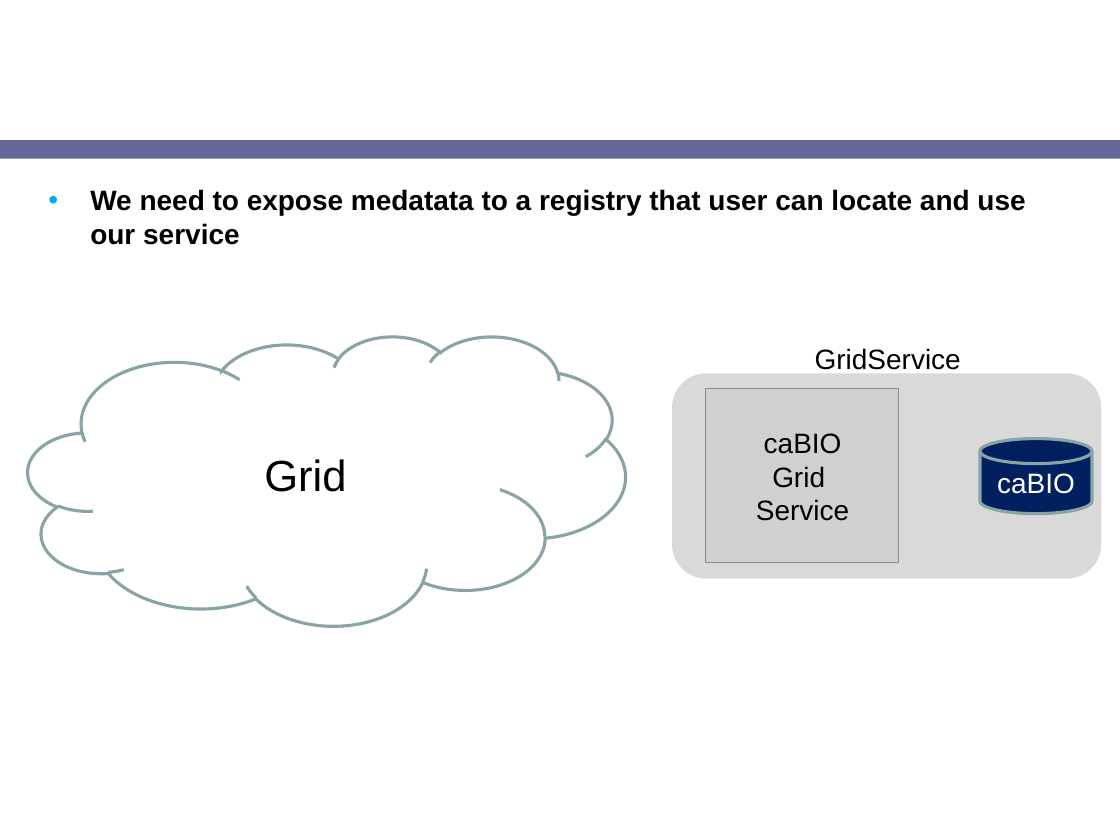
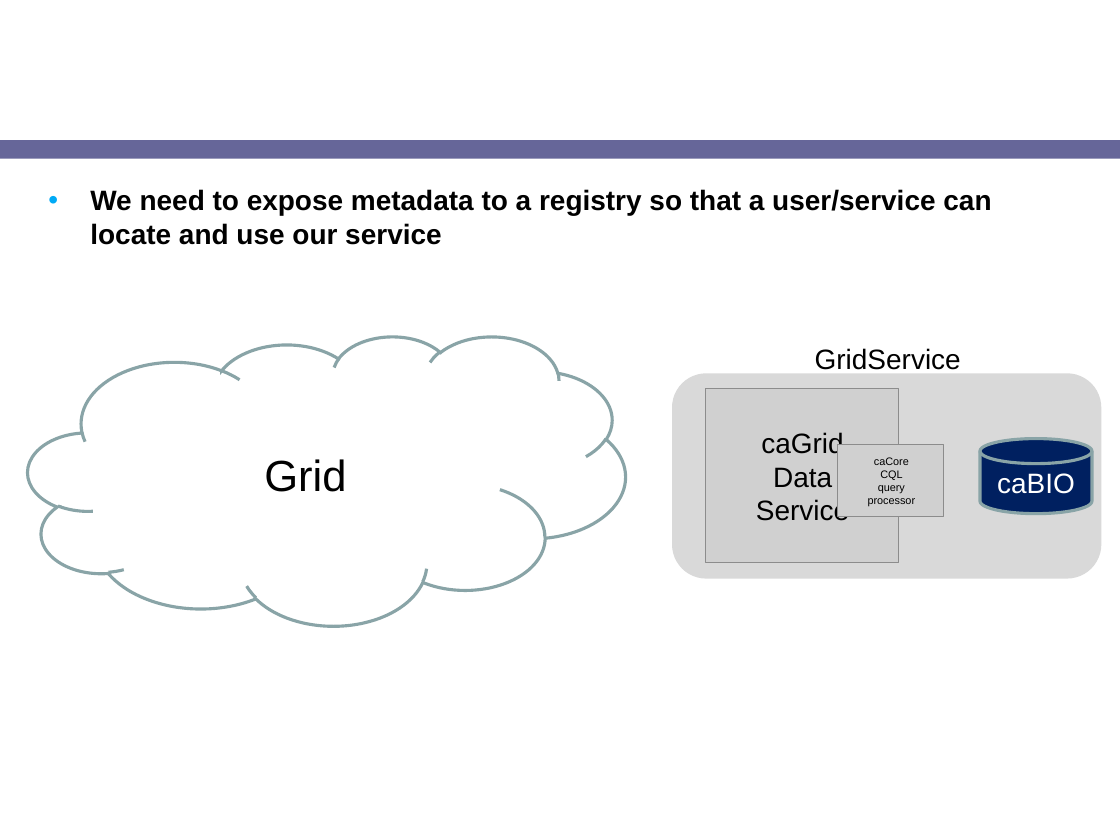
Before and after one commit to NCIP/cagrid-docs, a slide deck: slide 22 of presentations/introduce/Introduce-1.1-caGrid-BIRN-workshop.ppt (slide 20 before the commit). Drawn at 1120x840 pixels with LibreOffice and Linux fonts; fonts in the diff are those of the drawing; grey boxes stand for pictures; background and template pictures are left out. Boxes give left, top, right and bottom in pixels: in the first picture for what was removed or moved away, otherwise in the second. Text is boxed around its words. In the diff, an @@ line names an element or a change of style, - is before the commit and + after.

```diff
--- a/presentations/introduce/Introduce-1.1-caGrid-BIRN-workshop.ppt
+++ b/presentations/introduce/Introduce-1.1-caGrid-BIRN-workshop.ppt
@@ text at (x1=90, y1=189, x2=991, y2=245): text changed @@
-• We need to expose medatata to a registry that user can locate and use our service
+• We need to expose metadata to a registry so that a user/service can locate and use our service
@@ text at (x1=756, y1=432, x2=849, y2=521): text changed @@
-caBIO
-Grid
-Service
+caGrid
+Data
+Service
@@ picture added at (x1=838, y1=445, x2=944, y2=517) @@
@@ text added at (x1=868, y1=457, x2=916, y2=507), 7 pt, text #000000 @@
+caCore CQL query
+processor
```
Also in this commit, not shown: 8 other slides changed, 2 slides added.
